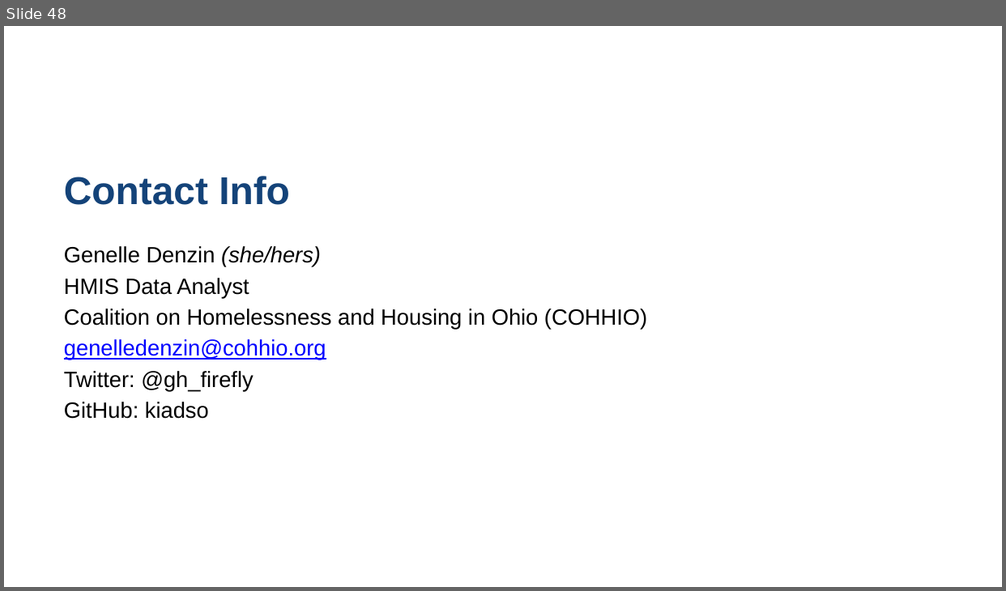
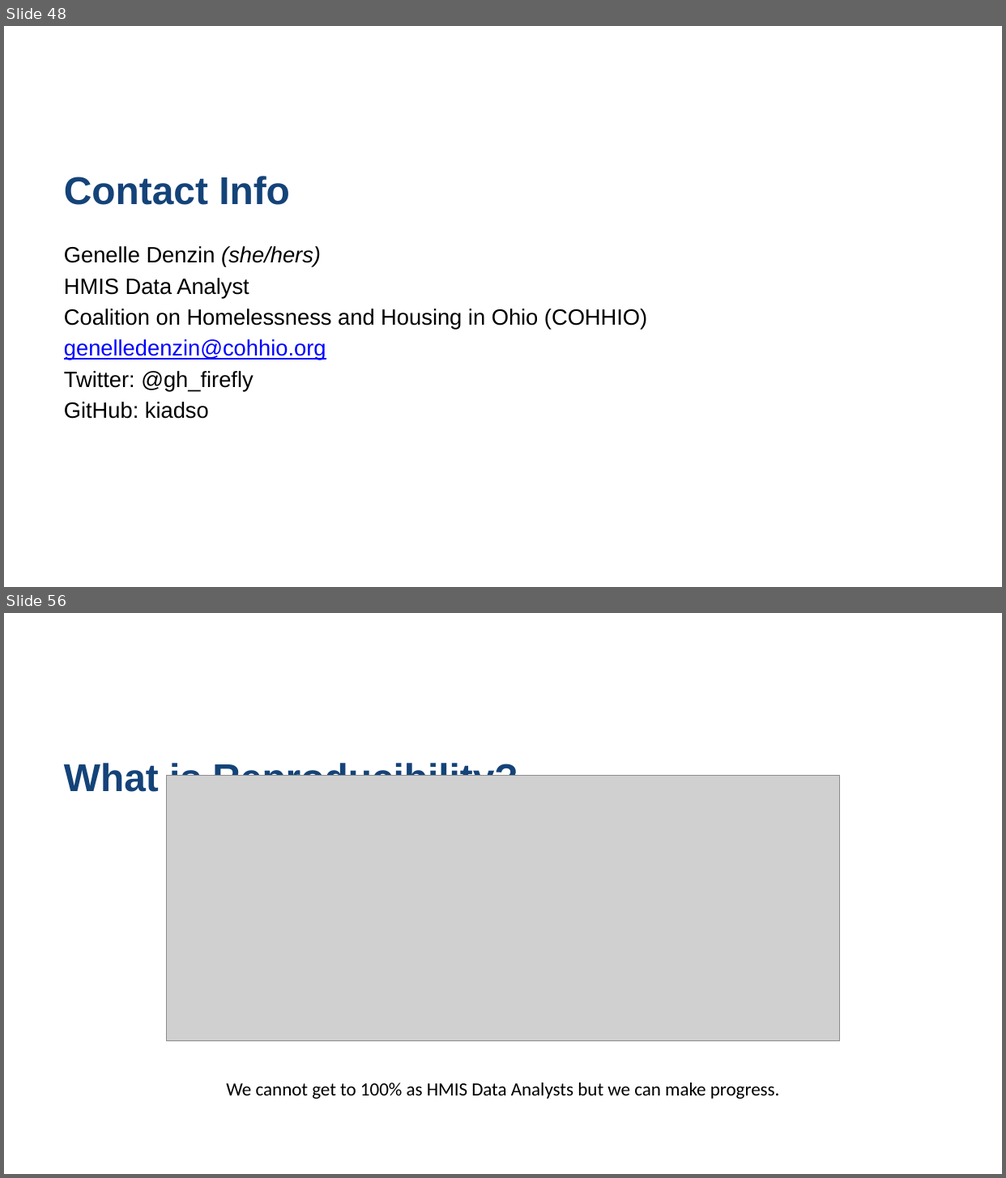
Before and after one commit to COHHIO/rmarkdown_talk, a slide deck: nhsdc_reference.pptx. Shown one above the other, each under a label of ours: slide 48 before the commit, slides 48 and 56 after it; the slides between them are not shown. The pictures are 1006x591 and 1006x1178 pixels, drawn with LibreOffice and Linux fonts; fonts in the diff are those of the drawing; grey boxes stand for pictures; background and template pictures are left out. Boxes give left, top, right and bottom in pixels: in the first picture for what was removed or moved away, otherwise in the second. Text is boxed around its words. In the diff, an @@ line names an element or a change of style, - is before the commit and + after.

```diff
--- a/nhsdc_reference.pptx
+++ b/nhsdc_reference.pptx
@@ slide 56 added at [4,613,1002,1174], background picture (left out) @@
@@ title added at [64,760,518,792], 28 pt, text #144379, bold @@
+What is Reproducibility?
@@ picture added at [166,775,839,1041] @@
@@ text added at [226,1083,780,1099], 13.5 pt, text #000000 @@
+We cannot get to 100% as HMIS Data Analysts but we can make progress.
```
Also in this commit, not shown: 22 other slides added.
